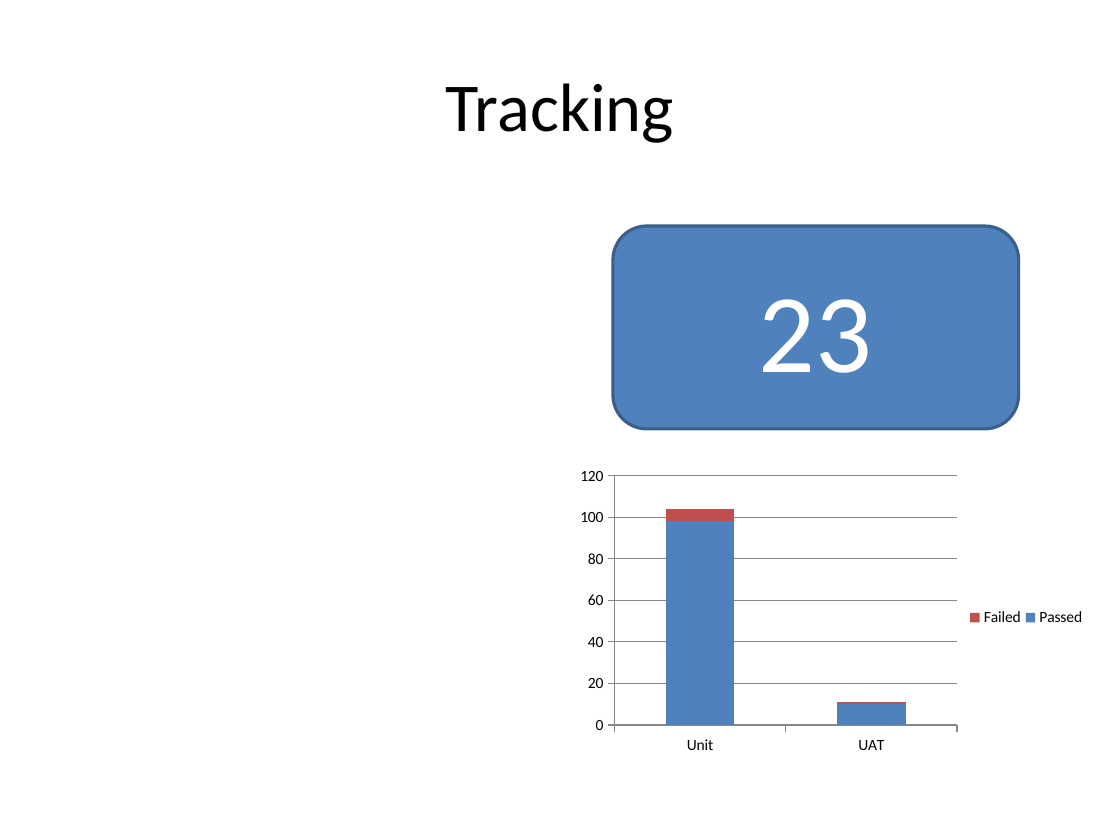
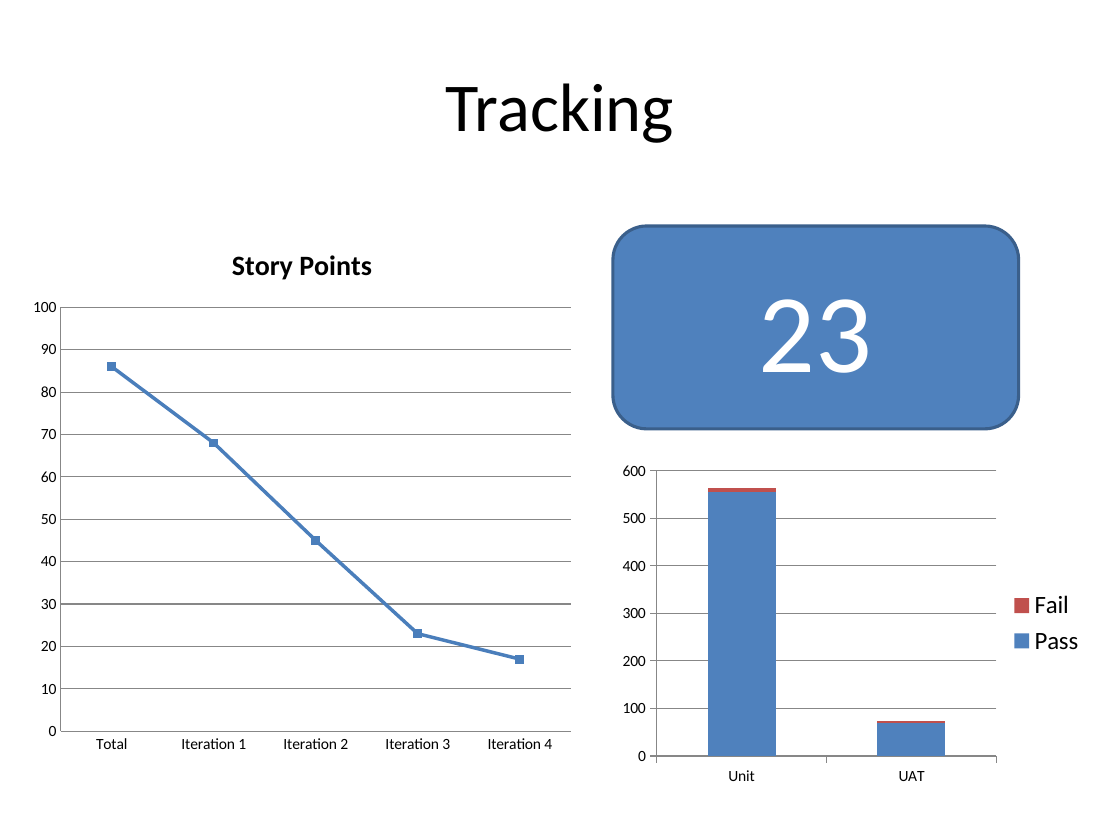
Before and after one commit to dkartaschew/anonymous-solarenergy, a slide deck: slide 3 of Documentation/Progress Report 2/End Semester Presentation.pptx. Drawn at 1120x840 pixels with LibreOffice and Linux fonts; fonts in the diff are those of the drawing. Boxes give left, top, right and bottom in pixels: in the first picture for what was removed or moved away, otherwise in the second. Text is boxed around its words. In the diff, an @@ line names an element or a change of style, - is before the commit and + after.

Commit message:
Updated presentation

```diff
--- a/Documentation/Progress Report 2/End Semester Presentation.pptx
+++ b/Documentation/Progress Report 2/End Semester Presentation.pptx
@@ line stacked chart added at [22,226,582,764] @@
+title "Story Points"
+categories: Total, Iteration 1, Iteration 2, Iteration 3, Iteration 4
+Series 1: 86, 68, 45, 23, 17
@@ column stacked chart at [613,455,1095,791] @@
-Passed: 98, 10
+Pass: 560, 70
-Failed: 6, 1
+Fail: 10, 0
@@ legend changed @@
@@ plot area changed @@
@@ column stacked chart: place and size @@
-column stacked chart at [569,447,1098,764]
+column stacked chart at [613,455,1095,791]
```
